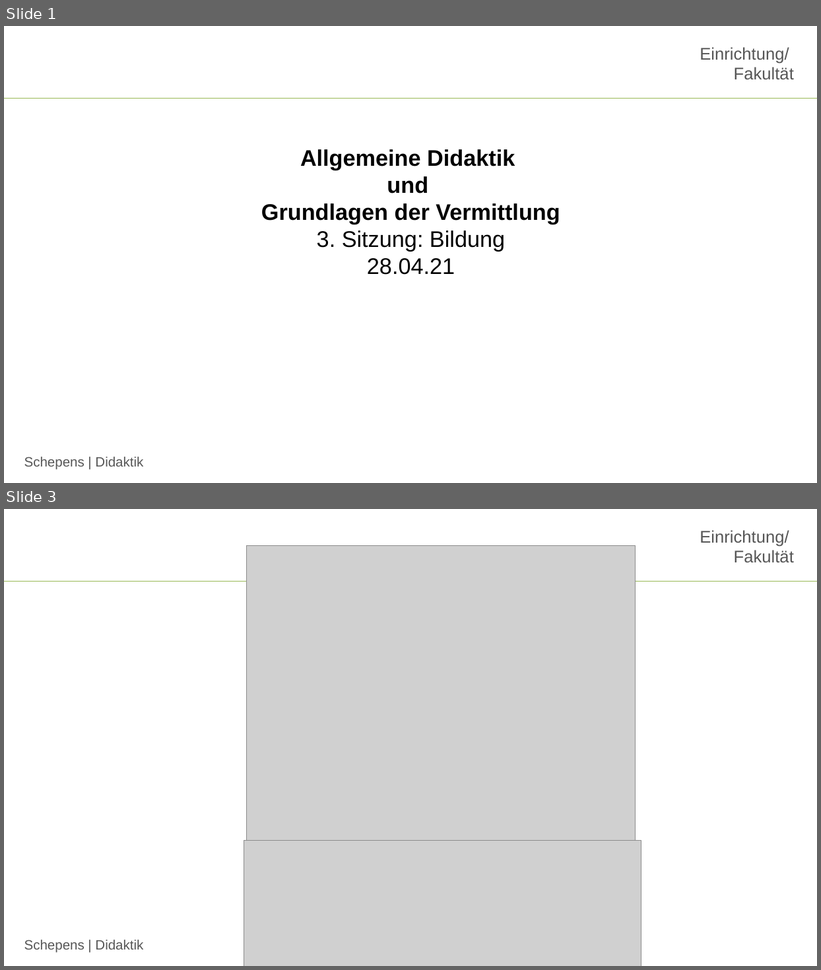
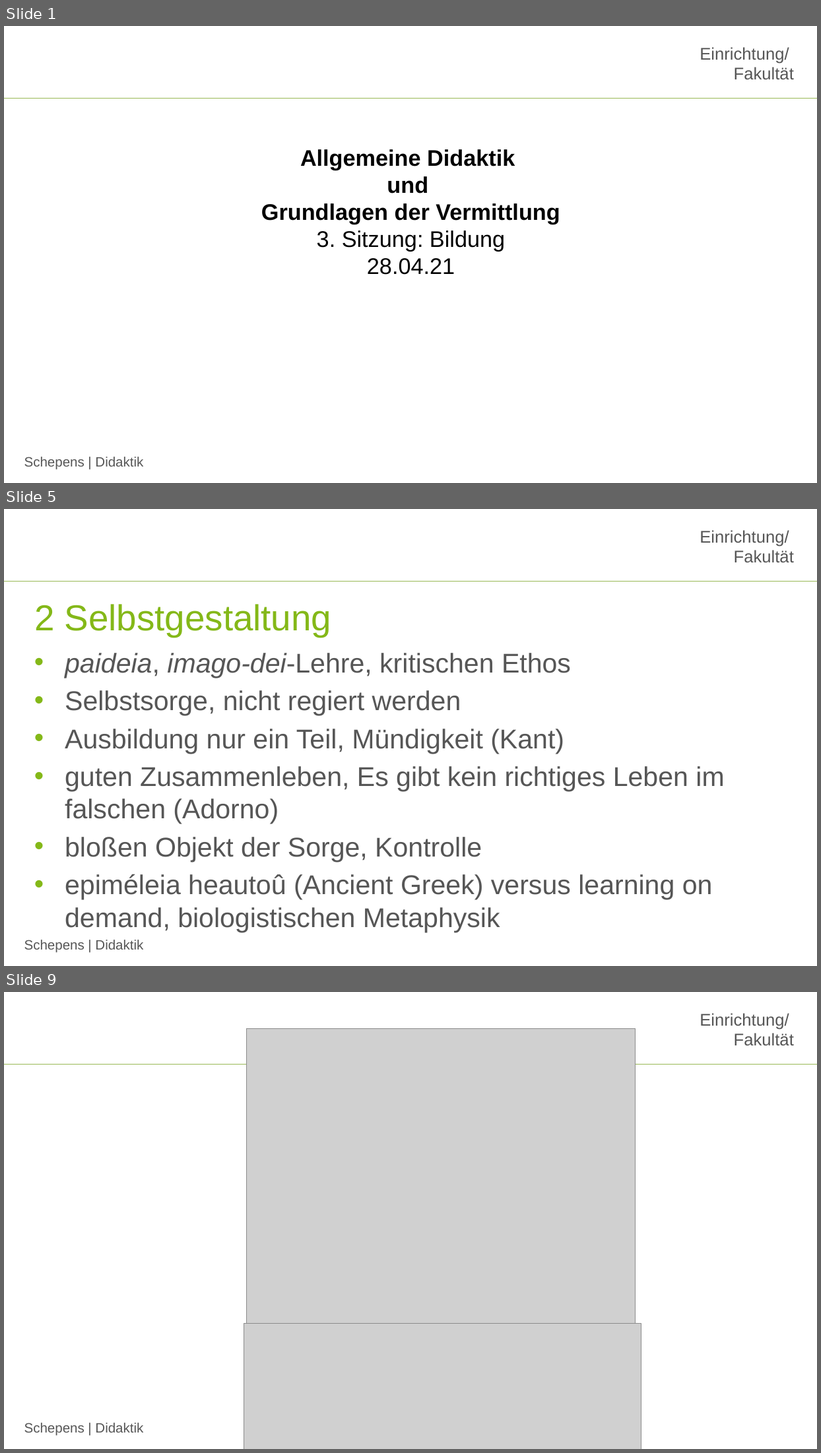
Before and after one commit to jobschepens/didakt22, a slide deck: folien/week3.pptx. Shown one above the other, each under a label of ours: slides 1 and 3 before the commit, slides 1, 5 and 9 after it; the slides between them are not shown. The pictures are 821x970 and 821x1453 pixels, drawn with LibreOffice and Linux fonts; fonts in the diff are those of the drawing; grey boxes stand for pictures; background and template pictures are left out. Boxes give left, top, right and bottom in pixels: in the first picture for what was removed or moved away, otherwise in the second. Text is boxed around its words. In the diff, an @@ line names an element or a change of style, - is before the commit and + after.

```diff
--- a/folien/week3.pptx
+++ b/folien/week3.pptx
@@ slide 5 added at (4, 509, 817, 966), background #FFFFFF; not listed: 3 template elements that a slide beside it also shows @@
@@ title added at (34, 604, 332, 637), 32 pt, text #84B818 @@
+2 Selbstgestaltung
@@ text added at (65, 653, 724, 933), 24 pt, text #565656 @@
+• paideia, imago-dei-Lehre, kritischen Ethos
+• Selbstsorge, nicht regiert werden
+• Ausbildung nur ein Teil, Mündigkeit (Kant)
+• guten Zusammenleben, Es gibt kein richtiges Leben im falschen (Adorno)
+• bloßen Objekt der Sorge, Kontrolle
+• epiméleia heautoû (Ancient Greek) versus learning on demand, biologistischen Metaphysik
@@ what was slide 3 is now slide 9 @@
```
Also in this commit, not shown: 1 slide changed, 6 other slides added, 2 slides removed.
